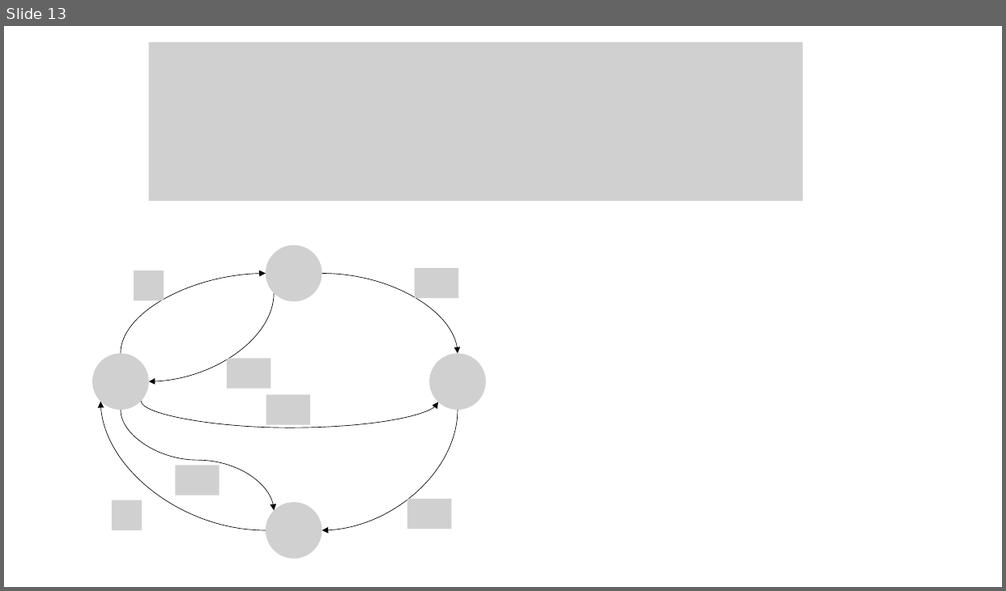
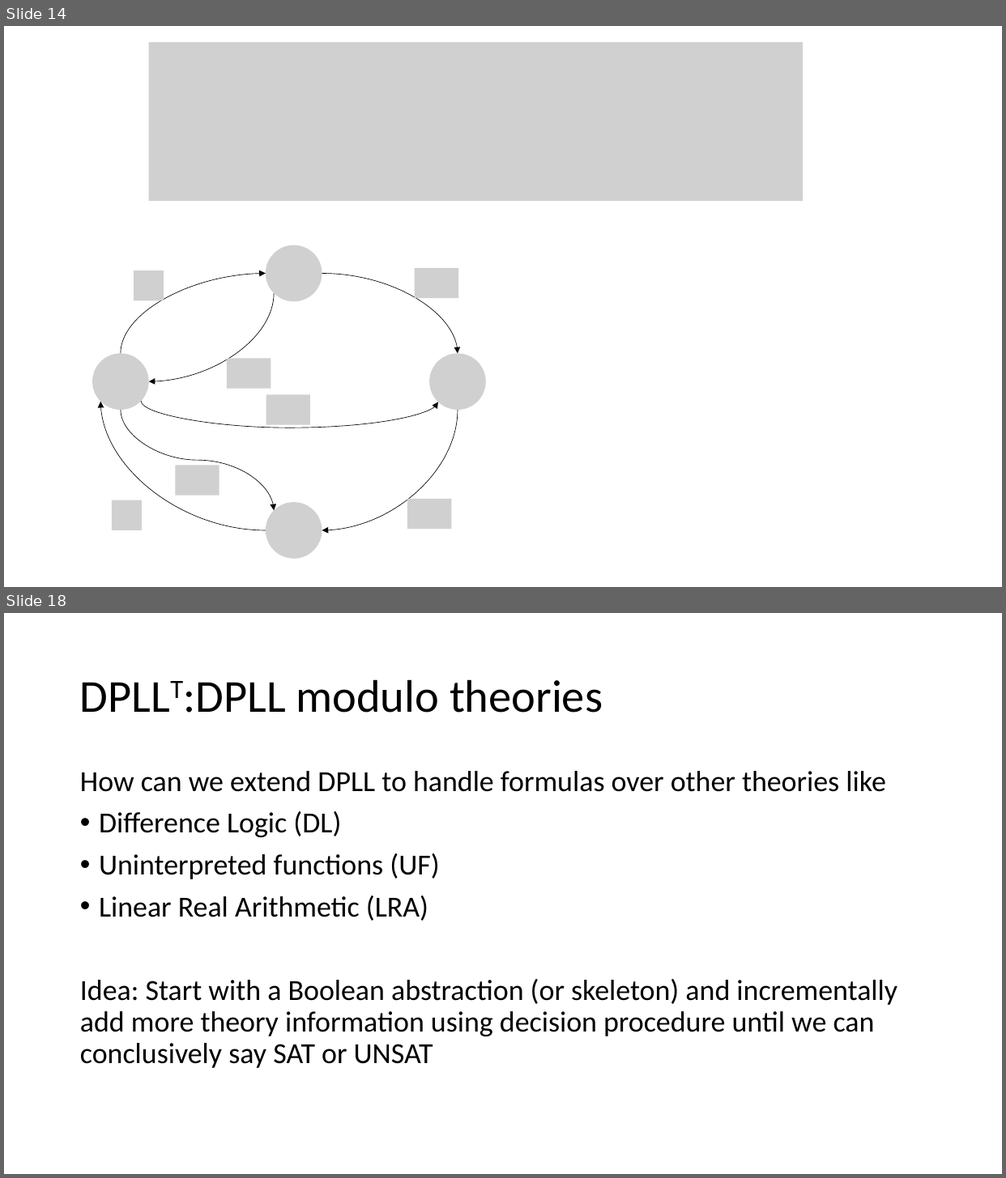
Before and after one commit to sayanmitracode/cpsbooksite, a slide deck: Slides/2025/L5_smt.pptx. Shown one above the other, each under a label of ours: slide 13 before the commit, slides 14 and 18 after it; the slides between them are not shown. The pictures are 1006x591 and 1006x1178 pixels, drawn with LibreOffice and Linux fonts; fonts in the diff are those of the drawing; grey boxes stand for pictures. Boxes give left, top, right and bottom in pixels: in the first picture for what was removed or moved away, otherwise in the second. Text is boxed around its words. In the diff, an @@ line names an element or a change of style, - is before the commit and + after.

```diff
--- a/Slides/2025/L5_smt.pptx
+++ b/Slides/2025/L5_smt.pptx
@@ slide 18 added at [4,613,1002,1174], background #FFFFFF @@
@@ title added at [183,679,603,713], 44 pt, text #000000 @@
+DPLLT:DPLL modulo theories
@@ text added at [80,771,897,1068], 28 pt, text #000000 @@
+How can we extend DPLL to handle formulas over other theories like
+• Difference Logic (DL)
+• Uninterpreted functions (UF)
+• Linear Real Arithmetic (LRA)
+Idea: Start with a Boolean abstraction (or skeleton) and incrementally add more theory information using decision procedure until we can conclusively say SAT or UNSAT
@@ what was slide 13 is now slide 14 @@
```
Also in this commit, not shown: 1 slide changed, 4 other slides added, 3 slides removed, 1 other file.
